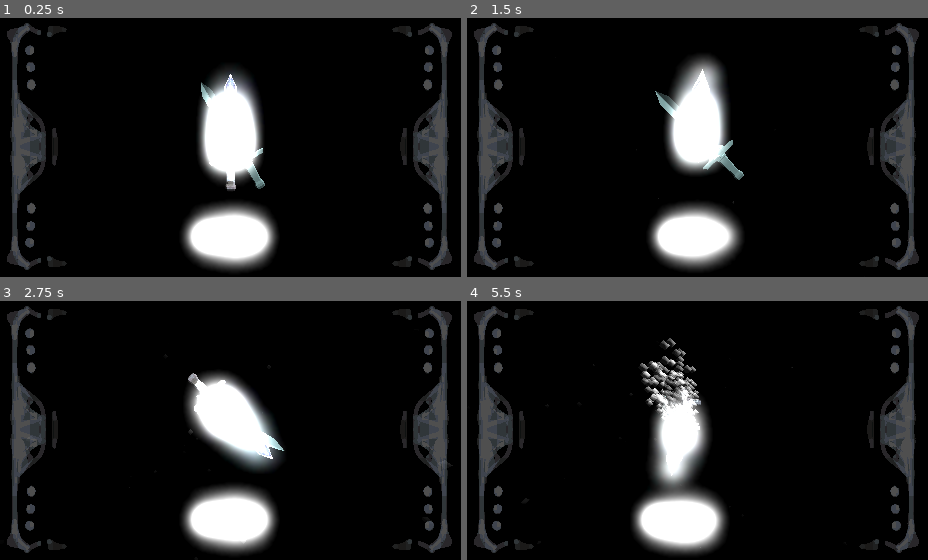
Above: before the commit, frames 1-4 (two rows, left to right).
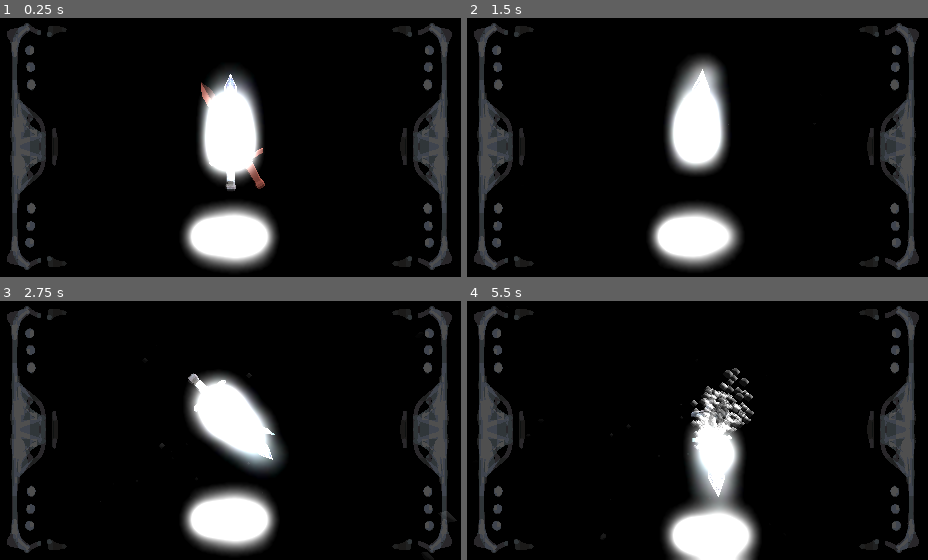
Above: after the commit, the same moments.

Repository: Lukko-Digital/Bladebearer
Game: Godot game, scene res://src/main.tscn
Same seed, same stepped clock (60 frames per second), same inputs: the game is played once before the commit and once after it.
Inputs:
- Up to frame 1 (0.25 s): no input
- Up to frame 2 (1.5 s): hold D (right) 0.53-1.28 s; hold Shift (shift) 0.53-1.28 s; hold S (backward) from 1.28 s (still down); tap Space (space) at 1.35 s
- Up to frame 3 (2.75 s): release S (backward) at 2.03 s; hold D (right) from 2.03 s (still down); hold Shift (shift) from 2.03 s (still down)
- Up to frame 4 (5.5 s): release D (right) at 2.78 s; release Shift (shift) at 2.78 s; hold W (forward) 2.78-3.53 s; tap Space (space) at 2.85, 4.35 s; hold Shift (shift) 3.53-4.28 s; hold A (left) 3.53-5.03 s; hold S (backward) from 5.03 s (still down); hold Shift (shift) from 5.03 s (still down)

The runs differ from the first frame. In frame 1, 0.3% of the frame differs, in the area x 43-58%, y 24-67%; in frame 2, 0.7%; in frame 3, 0.8%; in frame 4, 14%, in the area x 27-71%, y 14-100%.

Commit message:
create ranks, game loops plays sequences with action queue

Diff:
--- /dev/null
+++ b/src/combatant_rank.gd
@@ -0,0 +1,12 @@
+extends Resource
+class_name CombatantRank
+
+var num_attacks: int
+var health: int
+## In seconds, time that the play gets to input an attack or block.
+var time_to_react: float
+
+func _init(_num_attacks: int, _health: int, _time_to_react: float) -> void:
+    num_attacks = _num_attacks
+    health = _health
+    time_to_react = _time_to_react
--- a/src/game_sequence_handler.gd
+++ b/src/game_sequence_handler.gd
@@ -12,28 +12,44 @@
 
 @onready var main: Node3D = get_tree().current_scene
 
+enum ACTION {SWING, BLOCK}
+
 signal sequence_finished
 
+var PEASANT = CombatantRank.new(1, 2, 6)
+var FOOTSOLDIER = CombatantRank.new(2, 4, 5)
+var KNIGHT = CombatantRank.new(4, 8, 3)
+
 var swinging = false
+var action_queue: Array[ACTION]
+var bearer_rank: CombatantRank
+var opponent_rank: CombatantRank
 
 # Called when the node enters the scene tree for the first time.
 func _ready() -> void:
 	game_loop.call_deferred()
+	bearer_rank = PEASANT
+	opponent_rank = KNIGHT
+
+func game_loop():
+	construct_action_queue()
+	while true:
+		var curr_action = action_queue.pop_front()
+		match curr_action:
+			ACTION.SWING:
+				swing_sequence()
+			ACTION.BLOCK:
+				block_sequence()
+		await sequence_finished
+		action_queue.append(curr_action)
 
 
-func game_loop():
-	while true:
-		# 50/50 block or attack
-		if randi() % 2:
-			target.red()
-			for _i in range(randi_range(1, 1)):
-				swing_sequence()
-				await sequence_finished
-		else:
-			target.blue()
-			for _i in range(randi_range(1, 2)):
-				block_sequence()
-				await sequence_finished
+func construct_action_queue():
+	action_queue.clear()
+	for _i in range(bearer_rank.num_attacks):
+		action_queue.append(ACTION.SWING)
+	for _i in range(opponent_rank.num_attacks):
+		action_queue.append(ACTION.BLOCK)
 
 
 ## Common actions that are done at the start of both swing and block sequences
@@ -50,6 +66,7 @@
 
 
 func swing_sequence():
+	target.red()
 	pre_sequence()
 	swing_arm.play_animation("windup")
 	await swing_arm.swing_animation_player.animation_finished
@@ -80,6 +97,7 @@
 
 
 func block_sequence():
+	target.blue()
 	pre_sequence()
 	swing_arm.play_animation("block")
 	await swing_arm.swing_animation_player.animation_finished
